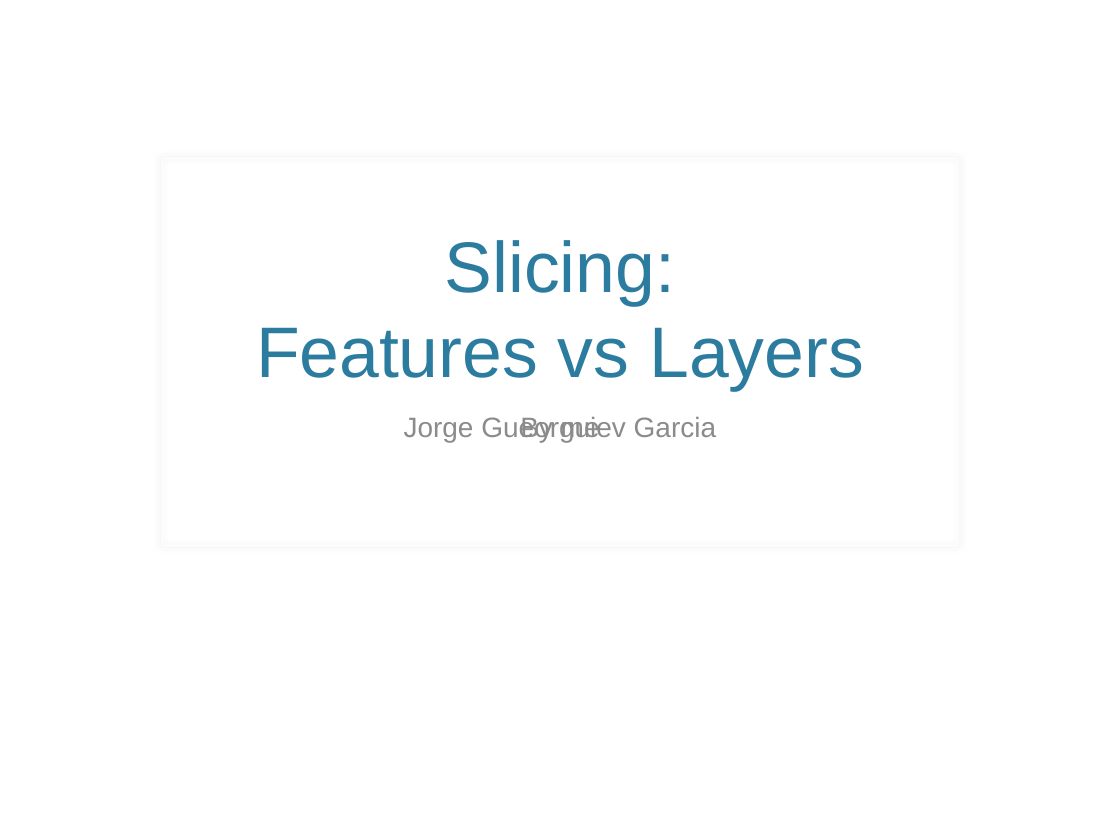
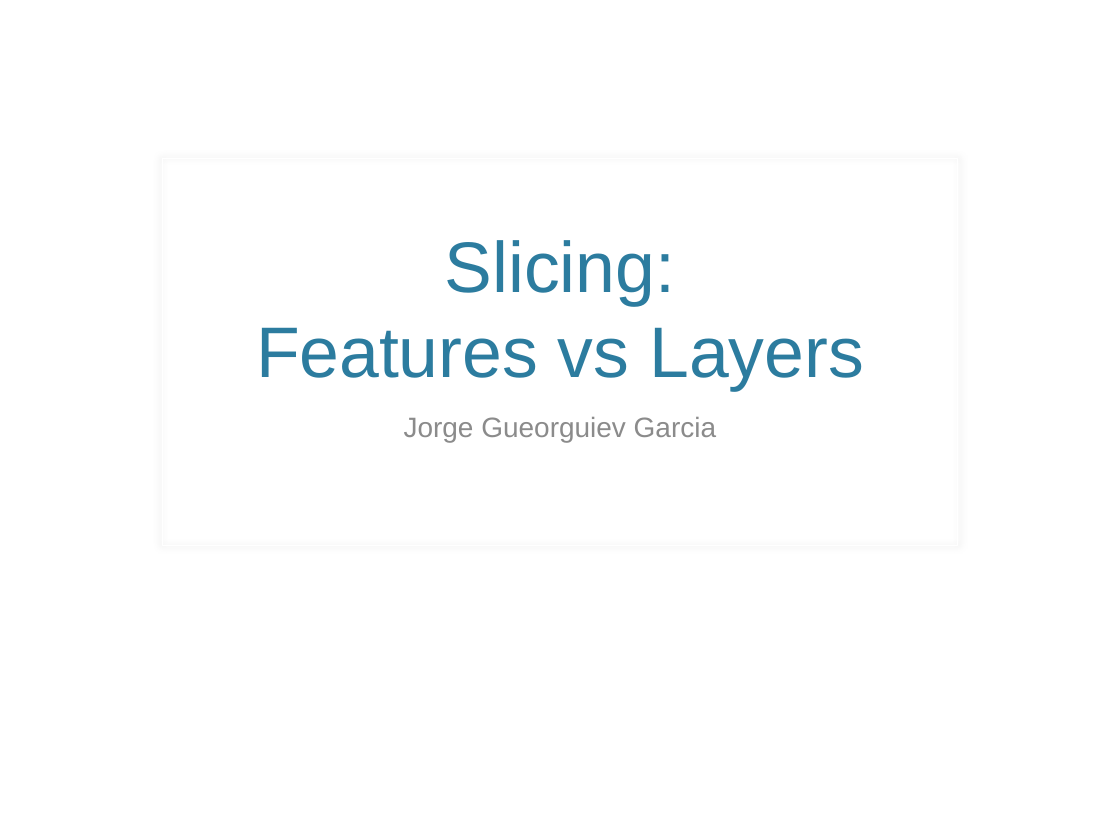
Before and after one commit to MiyamotoAkira/FeaturesVsLayers, a slide deck: slide 1 of FeaturesVsLayers.pptx. Drawn at 1120x840 pixels with LibreOffice and Linux fonts; fonts in the diff are those of the drawing; background and template pictures are left out. Boxes give left, top, right and bottom in pixels: in the first picture for what was removed or moved away, otherwise in the second. Text is boxed around its words. In the diff, an @@ line names an element or a change of style, - is before the commit and + after.

Commit message:
New information added.
I have added a slide to represent benefits of features. A couple of rubber duck
slides are now at the beginning for the new intro. An "implementation detail"
star has been added for the features slide. correct attribution has been added
for images (except for the ones I haven't found yet the name of the author)

```diff
--- a/FeaturesVsLayers.pptx
+++ b/FeaturesVsLayers.pptx
@@ subtitle removed at [520, 417, 600, 442] @@
-By me
```
Also in this commit, not shown: 2 other slides changed, 5 slides added, 2 slides removed.
